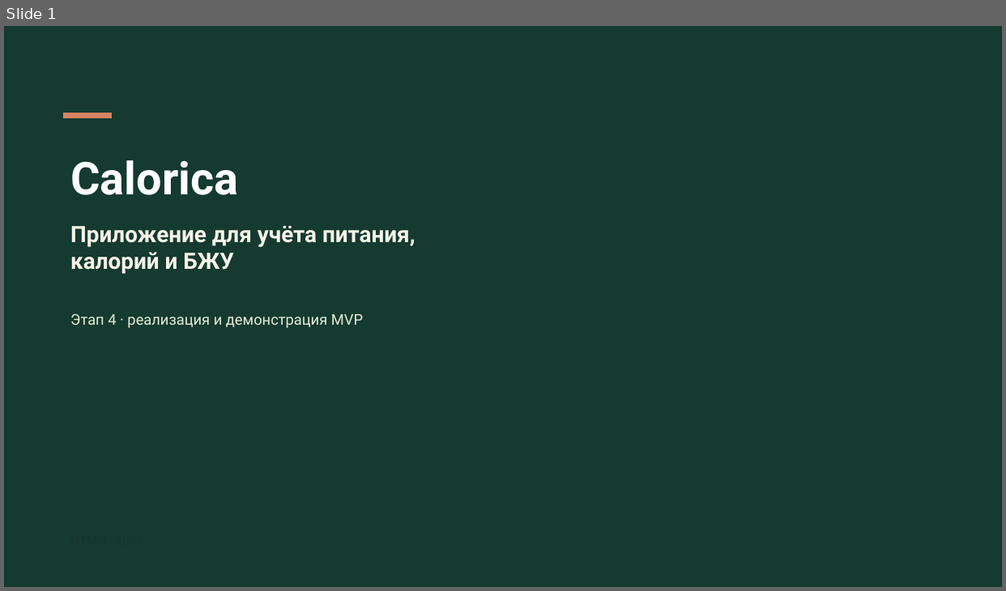
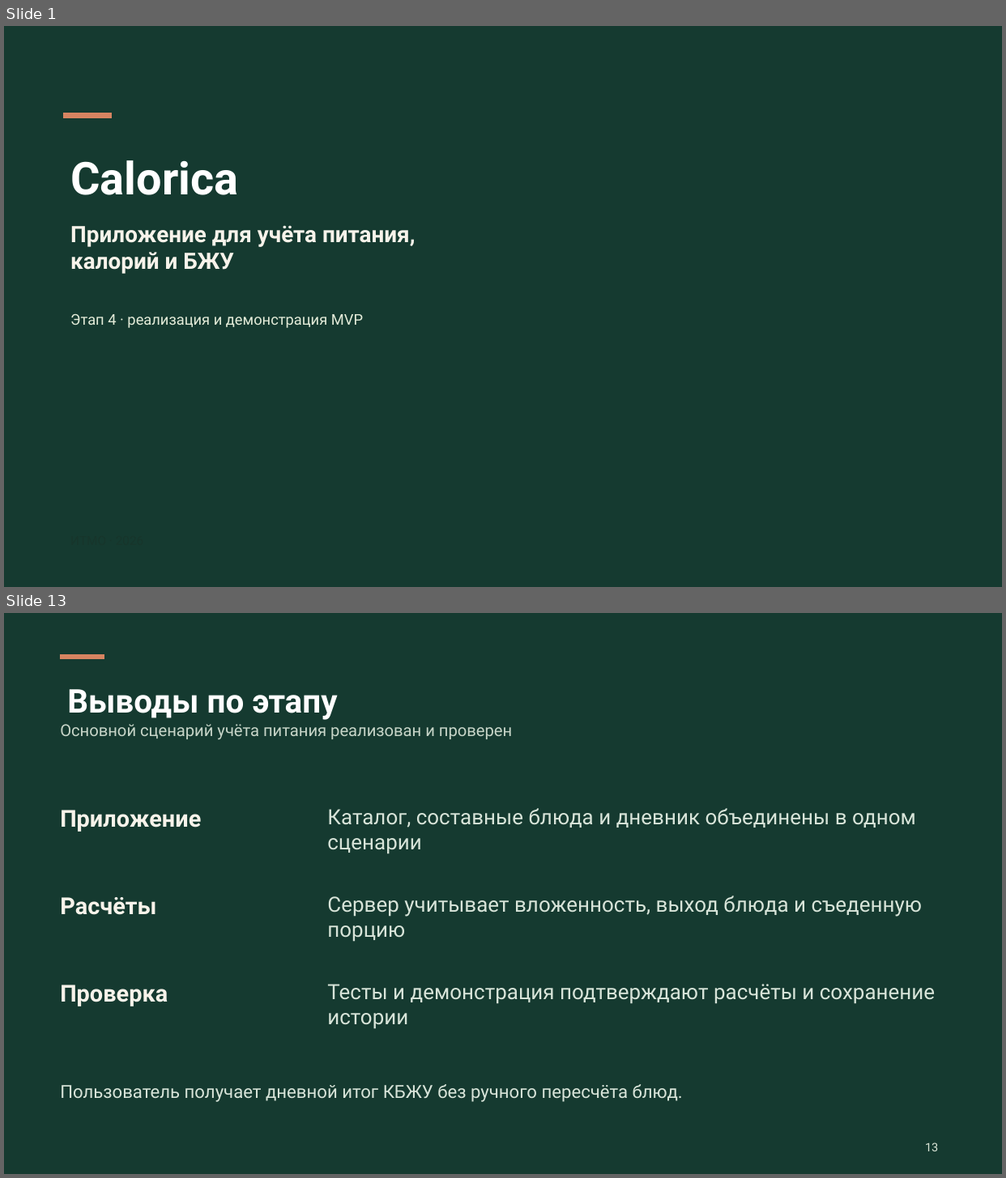
Before and after one commit to rurkk/Calorica, a slide deck: docs/semester-mvp/stage-4/Calorica-stage-4.pptx. Shown one above the other, each under a label of ours: slide 1 before the commit, slides 1 and 13 after it; the slides between them are not shown. The pictures are 1006x591 and 1006x1178 pixels, drawn with LibreOffice and Linux fonts; fonts in the diff are those of the drawing; background and template pictures are left out. Boxes give left, top, right and bottom in pixels: in the first picture for what was removed or moved away, otherwise in the second. Text is boxed around its words. In the diff, an @@ line names an element or a change of style, - is before the commit and + after.

```diff
--- a/docs/semester-mvp/stage-4/Calorica-stage-4.pptx
+++ b/docs/semester-mvp/stage-4/Calorica-stage-4.pptx
@@ slide 13 added at [4, 613, 1002, 1174], background #153A30 @@
@@ rectangle added at [60, 655, 104, 658], fill #D78461, outline #D78461 0 pt @@
@@ text added at [67, 689, 337, 720], 31.5 pt, text #FFFFFF, bold @@
+Выводы по этапу
@@ text added at [60, 724, 512, 740], 15.8 pt, text #C7D5C8 @@
+Основной сценарий учёта питания реализован и проверен
@@ text added at [60, 810, 201, 832], 22.5 pt, text #F7F3EA, bold @@
+Приложение
@@ text added at [327, 808, 916, 854], 20.2 pt, text #D8E4D9 @@
+Каталог, составные блюда и дневник объединены в одном сценарии
@@ text added at [60, 897, 156, 915], 22.5 pt, text #F7F3EA, bold @@
+Расчёты
@@ text added at [327, 896, 922, 942], 20.2 pt, text #D8E4D9 @@
+Сервер учитывает вложенность, выход блюда и съеденную порцию
@@ text added at [60, 985, 168, 1007], 22.5 pt, text #F7F3EA, bold @@
+Проверка
@@ text added at [327, 984, 935, 1029], 20.2 pt, text #D8E4D9 @@
+Тесты и демонстрация подтверждают расчёты и сохранение истории
@@ text added at [60, 1084, 683, 1102], 17.2 pt, text #D8E4D9 @@
+Пользователь получает дневной итог КБЖУ без ручного пересчёта блюд.
@@ text added at [925, 1143, 938, 1152], 11.2 pt, text #DCE6D8 @@
+13
```
Also in this commit, not shown: 10 slides changed, 1 other slide added, 1 slide removed, 6 other files.
